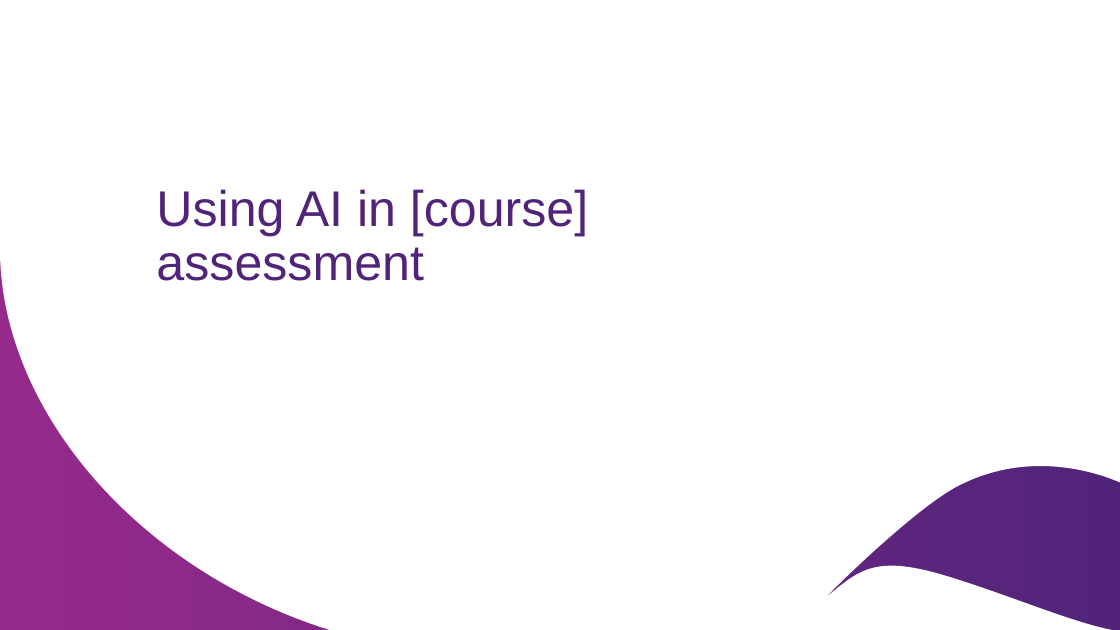
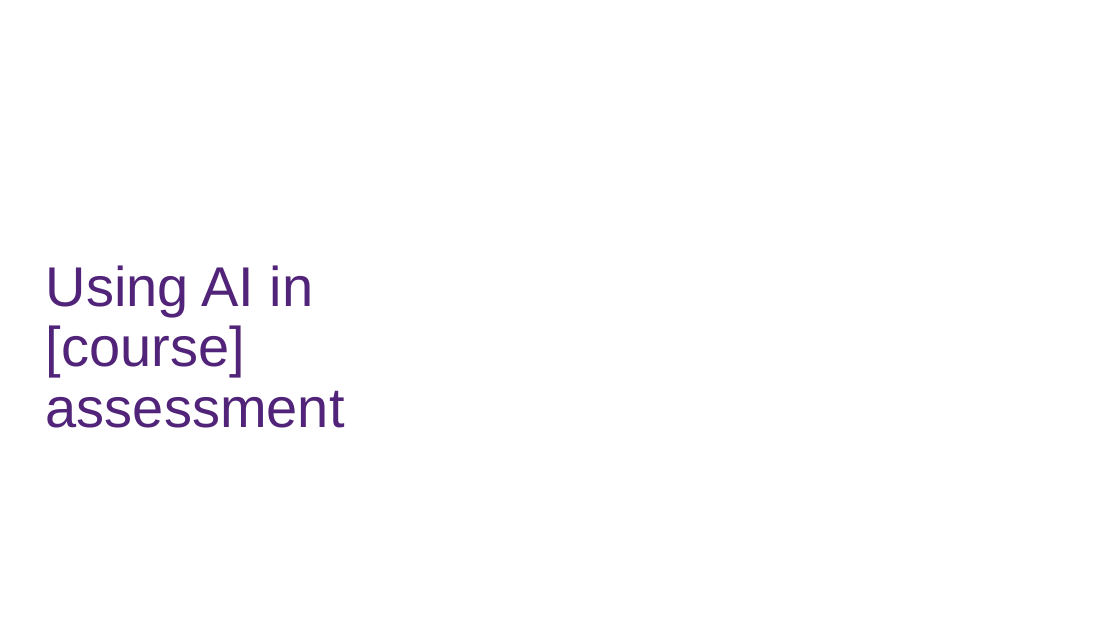
Before and after one commit to jraiti/BEL-Assessment-Guidelines, a slide deck: slide 3 of resources/Using_AI_in_[course]_assessment_(TEMPLATE).pptx. Drawn at 1120x630 pixels with LibreOffice and Linux fonts; fonts in the diff are those of the drawing; background and template pictures are left out. Boxes give left, top, right and bottom in pixels: in the first picture for what was removed or moved away, otherwise in the second. Text is boxed around its words. In the diff, an @@ line names an element or a change of style, - is before the commit and + after.

```diff
--- a/resources/Using_AI_in_[course]_assessment_(TEMPLATE).pptx
+++ b/resources/Using_AI_in_[course]_assessment_(TEMPLATE).pptx
@@ background gradient #962A8B to #51247A to #FFFFFF @@
@@ freeform shape removed at <box>0,0,1120,630</box> @@
@@ title "Using AI in [course] assessment": place and size @@
-title "Using AI in [course] assessment" at <box>156,189,588,281</box>
+title "Using AI in [course] assessment" at <box>46,265,345,428</box>
@@ title "Using AI in [course] assessment" at <box>46,265,345,428</box>: size 43 to 48 pt @@
```
Also in this commit, not shown: 7 other slides changed, 2 slides added, 1 slide removed, 4 other files.
